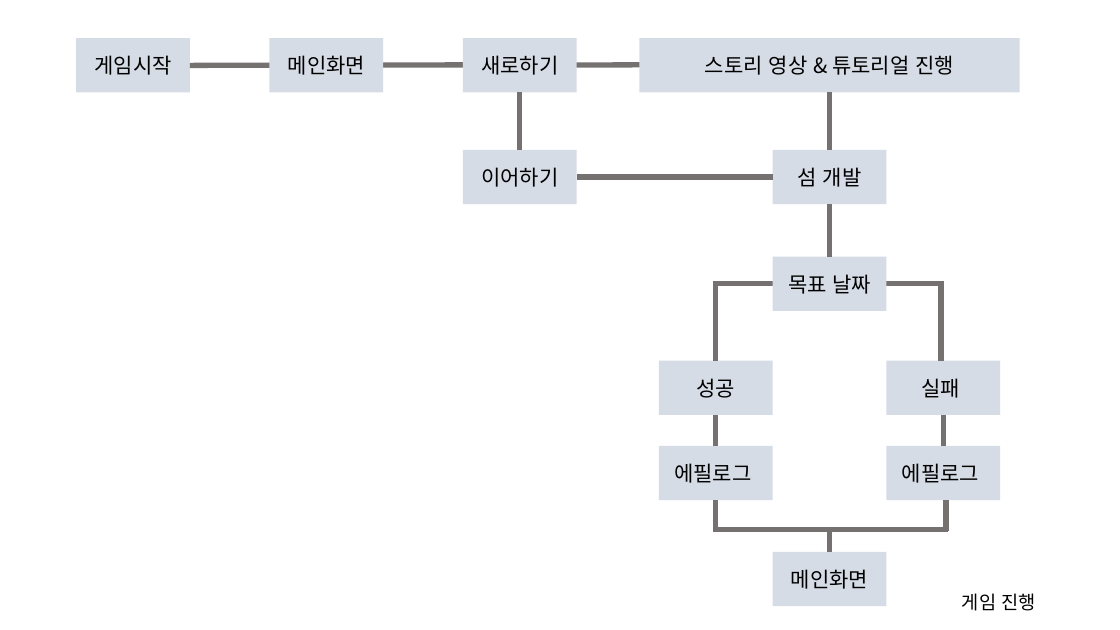
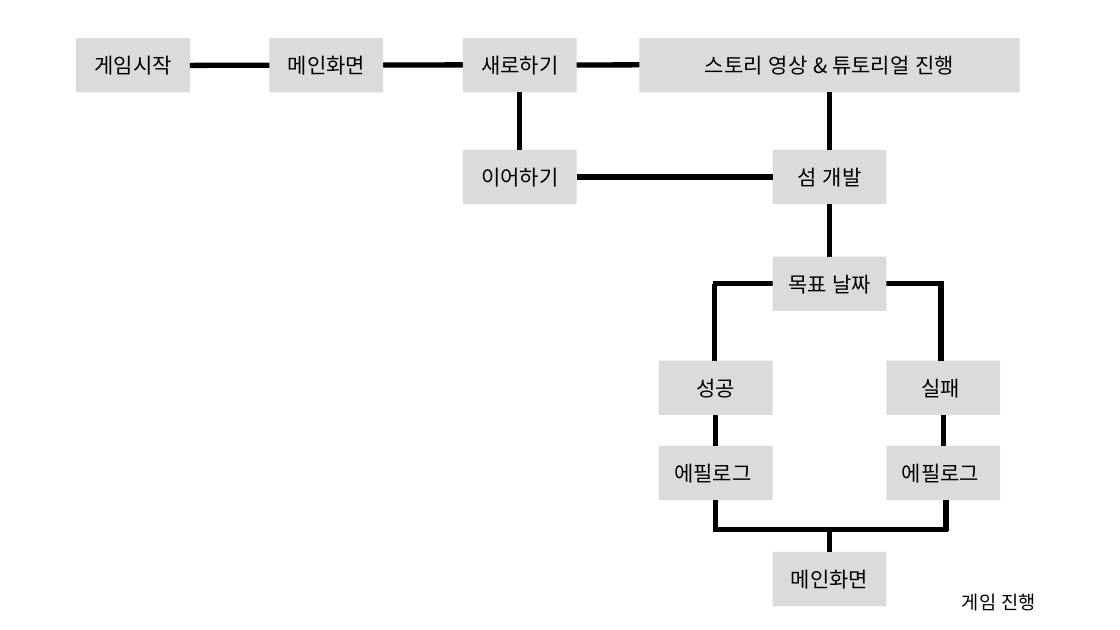
Before and after one commit to tireDep/InhaUniv_Education, a slide deck: slide 1 of 00. 기획 수업/과제/참고 자료/200627 컨셉 기획_흐름 도식화.pptx. Drawn at 1120x630 pixels with LibreOffice and Linux fonts; fonts in the diff are those of the drawing. Boxes give left, top, right and bottom in pixels: in the first picture for what was removed or moved away, otherwise in the second. Text is boxed around its words. In the diff, an @@ line names an element or a change of style, - is before the commit and + after.

```diff
--- a/00. 기획 수업/과제/참고 자료/200627 컨셉 기획_흐름 도식화.pptx
+++ b/00. 기획 수업/과제/참고 자료/200627 컨셉 기획_흐름 도식화.pptx
@@ fill #D6DCE5 to #DBDBDB in 12 elements at (x1=76, y1=39, x2=190, y2=93), (x1=463, y1=39, x2=576, y2=93), (x1=463, y1=150, x2=576, y2=204), (x1=639, y1=39, x2=1020, y2=93), (x1=773, y1=150, x2=886, y2=204), (x1=773, y1=257, x2=886, y2=312), (x1=659, y1=360, x2=772, y2=415), (x1=886, y1=360, x2=1000, y2=415), (x1=886, y1=446, x2=1000, y2=501), (x1=659, y1=446, x2=772, y2=501), (x1=773, y1=552, x2=886, y2=607), (x1=270, y1=39, x2=383, y2=93) @@
@@ line (190, 66) - (309, 66): stroke #767171 4.5 pt to #000000 4.5 pt @@
@@ line (352, 65) - (511, 65): stroke #767171 4.5 pt to #000000 4.5 pt @@
@@ line (520, 65) - (679, 65): stroke #767171 4.5 pt to #000000 4.5 pt @@
@@ line (520, 92) - (520, 150): stroke #767171 4.5 pt to #000000 4.5 pt @@
@@ line (830, 92) - (830, 150): stroke #767171 4.5 pt to #000000 4.5 pt @@
@@ line (576, 177) - (773, 177): stroke #767171 4.5 pt to #000000 4.5 pt @@
@@ line (830, 204) - (830, 257): stroke #767171 4.5 pt to #000000 4.5 pt @@
@@ line (778, 284) - (712, 284): stroke #767171 4.5 pt to #000000 4.5 pt @@
@@ line (715, 284) - (715, 360): stroke #767171 4.5 pt to #000000 4.5 pt @@
@@ line (879, 284) - (944, 284): stroke #767171 4.5 pt to #000000 4.5 pt @@
@@ line (941, 284) - (941, 360): stroke #767171 4.5 pt to #000000 4.5 pt @@
@@ line (716, 415) - (716, 446): stroke #767171 4.5 pt to #000000 4.5 pt @@
@@ line (944, 415) - (944, 446): stroke #767171 4.5 pt to #000000 4.5 pt @@
@@ line (716, 500) - (716, 531): stroke #767171 4.5 pt to #000000 4.5 pt @@
@@ line (946, 500) - (946, 531): stroke #767171 4.5 pt to #000000 4.5 pt @@
@@ line (713, 530) - (833, 530): stroke #767171 4.5 pt to #000000 4.5 pt @@
@@ line (829, 530) - (949, 530): stroke #767171 4.5 pt to #000000 4.5 pt @@
@@ line (830, 530) - (830, 552): stroke #767171 4.5 pt to #000000 4.5 pt @@
```
Also in this commit, not shown: 1 other slide changed, 8 other files.
